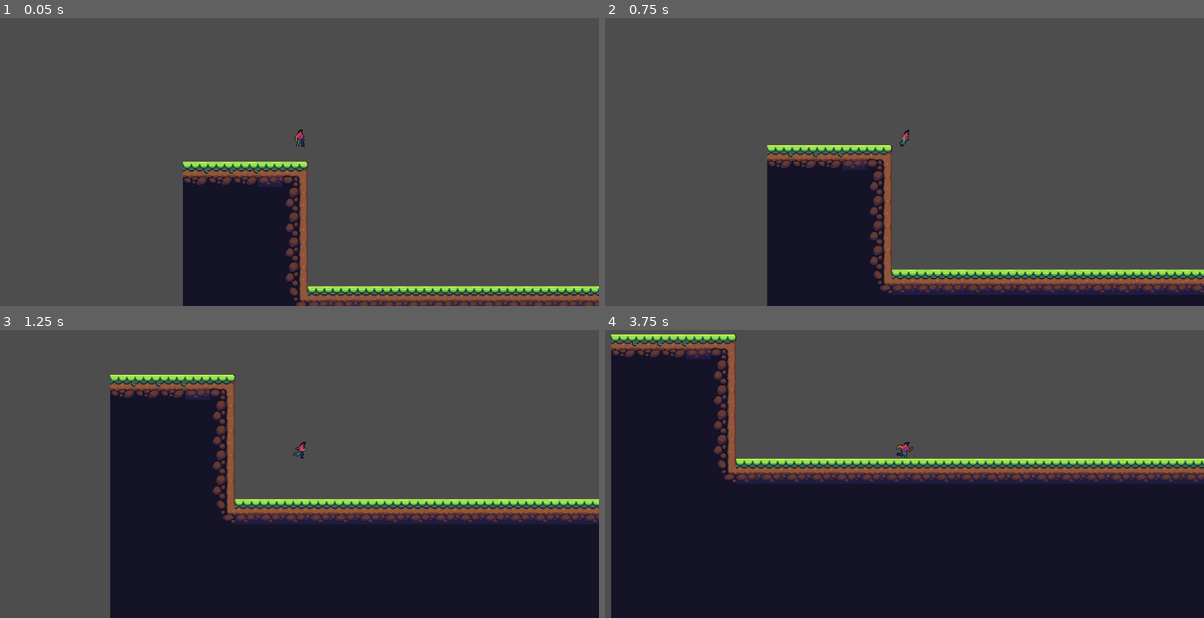
Above: before the commit, frames 1-4 (two rows, left to right).
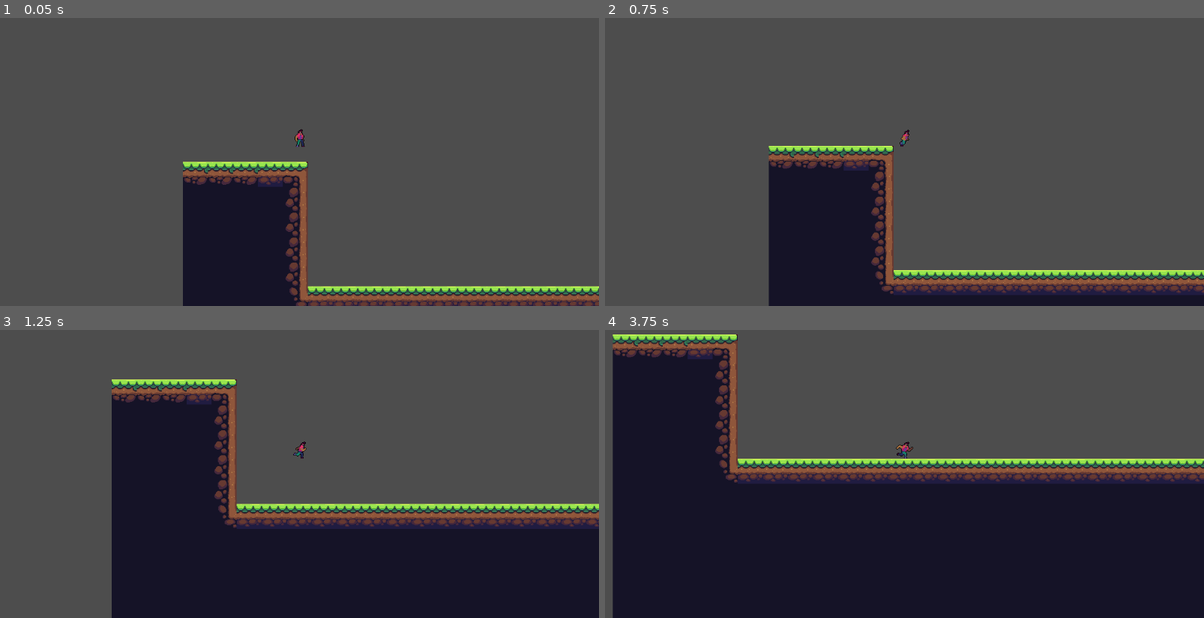
Above: after the commit, the same moments.

Repository: Arfitale/GameDevS01E01
Game: Godot game, scene res://scene/level/level_template.tscn
Same seed, same stepped clock (60 frames per second), same inputs: the game is played once before the commit and once after it.
Inputs:
- Up to frame 1 (0.05 s): no input
- Up to frame 2 (0.75 s): tap Enter at 0.5 s; hold Right (move_right) from 0.53 s (still down)
- Up to frame 3 (1.25 s): keep holding Right (move_right); tap Up (jump) at 0.77 s
- Up to frame 4 (3.75 s): tap Up (jump) at 1.52, 3.02 s; release Right (move_right) at 2.03 s; hold Left (move_left) 2.03-2.78 s; hold Right (move_right) from 2.78 s (still down)

Frame 1 is identical in both runs. In frame 2, 3.6% of the frame differs, in the area x 27-100%, y 44-100%; in frame 3, 8.5%, in the area x 18-100%, y 15-100%; in frame 4, 3.7%.

Commit message:
add player idle state

Diff:
--- a/logic/character/player.gd
+++ b/logic/character/player.gd
@@ -12,11 +12,25 @@
 
 func _physics_process(delta) -> void:
 	match state:
-		player_state.IDLE: state_idle()
+		player_state.IDLE: state_idle(delta)
 		player_state.RUN: state_run(delta)
 
-func state_idle() -> void:
-	pass
+func state_idle(delta: float) -> void:
+	var direction: Vector2 = Vector2.ZERO
+	direction.x = Input.get_axis('move_left', 'move_right')
+
+	# apply gravity
+	if !is_on_floor():
+		velocity.y += gravity * delta
+
+	if direction.x == 0:
+		animation_player.play('idle')
+
+	# Exit Idle state to Run state
+	else:
+		state = player_state.RUN
+
+	move_and_slide()
 
 func state_run(delta: float) -> void:
 	var direction: Vector2 = Vector2.ZERO
@@ -32,8 +46,11 @@
 
 		# Handle run animation
 		handle_run_anim(direction.x)
+
+	# Exit Run state to Idle state
 	else:
 		velocity.x = move_toward(velocity.x, 0, speed)
+		state = player_state.IDLE
 
 	# handle jump
 	if is_on_floor() && Input.is_action_pressed("jump"):
--- a/scene/character/player/biker.tscn
+++ b/scene/character/player/biker.tscn
@@ -132,9 +132,27 @@
 "values": [true]
 }
 
+[sub_resource type="Animation" id="Animation_pg8v8"]
+resource_name = "idle"
+length = 0.4
+loop_mode = 1
+tracks/0/type = "value"
+tracks/0/imported = false
+tracks/0/enabled = true
+tracks/0/path = NodePath("Sprite:frame")
+tracks/0/interp = 1
+tracks/0/loop_wrap = true
+tracks/0/keys = {
+"times": PackedFloat32Array(0, 0.1, 0.2, 0.3),
+"transitions": PackedFloat32Array(1, 1, 1, 1),
+"update": 1,
+"values": [56, 57, 58, 59]
+}
+
 [sub_resource type="AnimationLibrary" id="AnimationLibrary_yg8xw"]
 _data = {
 "RESET": SubResource("Animation_0etrq"),
+"idle": SubResource("Animation_pg8v8"),
 "idle_left": SubResource("Animation_vbcnl"),
 "idle_right": SubResource("Animation_7okly"),
 "run_left": SubResource("Animation_begpb"),
Not shown: 1 places in scene/character/player/biker.tscn that only renumber resources
